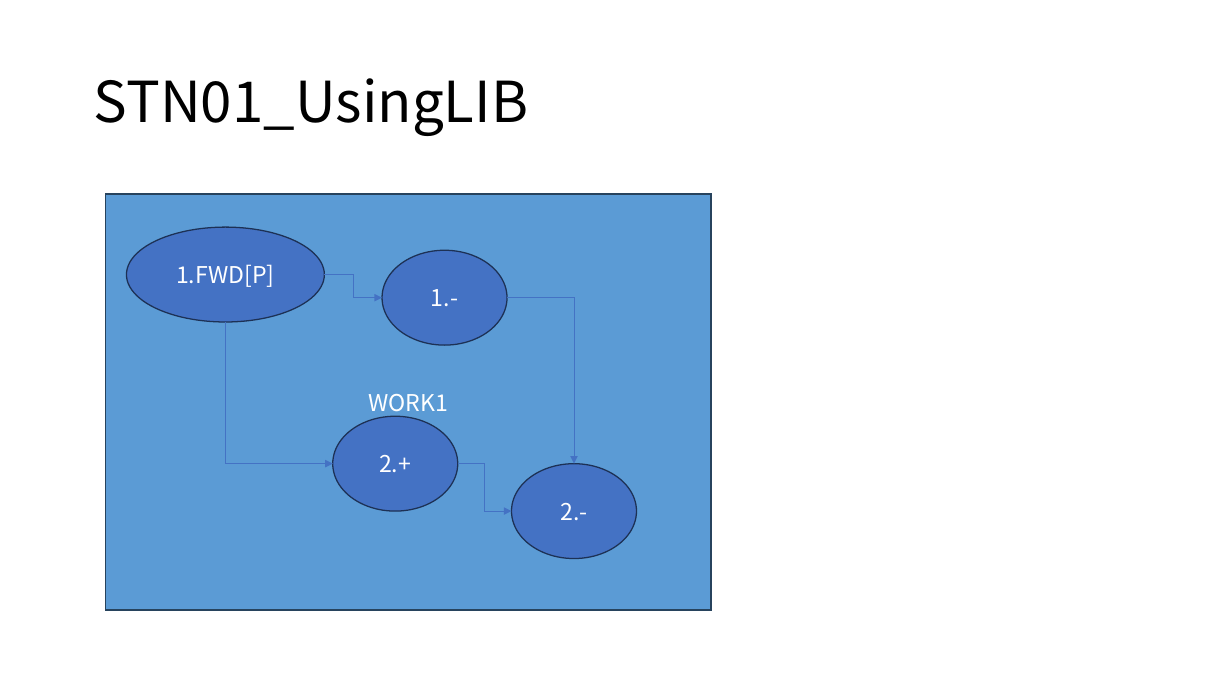
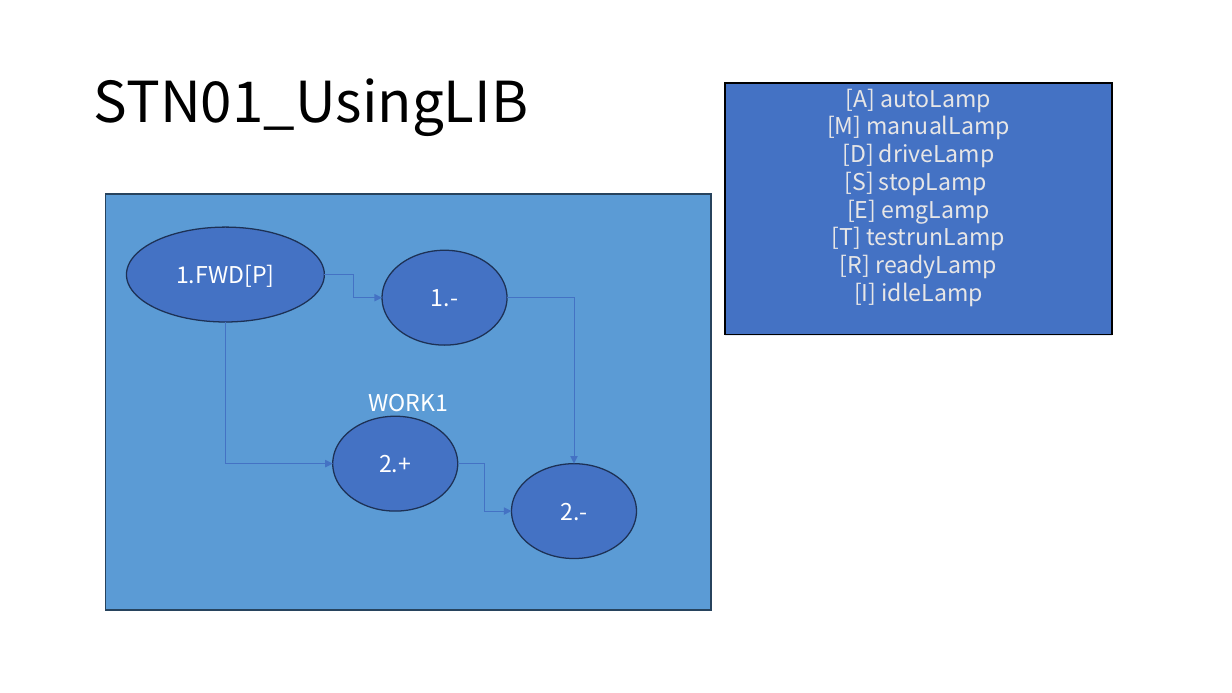
Before and after one commit to DualsoftDev/ds, a slide deck: slide 5 of DsDotNet/src/UnitTest/UnitTest.Model/ImportOfficeExample/exportDS/testA/testMy/my.pptx. Drawn at 1232x693 pixels with LibreOffice and Linux fonts; fonts in the diff are those of the drawing. Boxes give left, top, right and bottom in pixels: in the first picture for what was removed or moved away, otherwise in the second. Text is boxed around its words. In the diff, an @@ line names an element or a change of style, - is before the commit and + after.

Commit message:
btn lamp 샘플 추가

```diff
--- a/DsDotNet/src/UnitTest/UnitTest.Model/ImportOfficeExample/exportDS/testA/testMy/my.pptx
+++ b/DsDotNet/src/UnitTest/UnitTest.Model/ImportOfficeExample/exportDS/testA/testMy/my.pptx
@@ bevel added at box(726, 83, 1113, 335), fill #4472C4, outline #000000 1 pt, 18 pt, text #E7E6E6 @@
+[A] autoLamp
+[M] manualLamp
+[D] driveLamp
+[S] stopLamp
+[E] emgLamp
+[T] testrunLamp
+[R] readyLamp
+[I] idleLamp
```
Also in this commit, not shown: 3 other slides changed, 8 other files.
